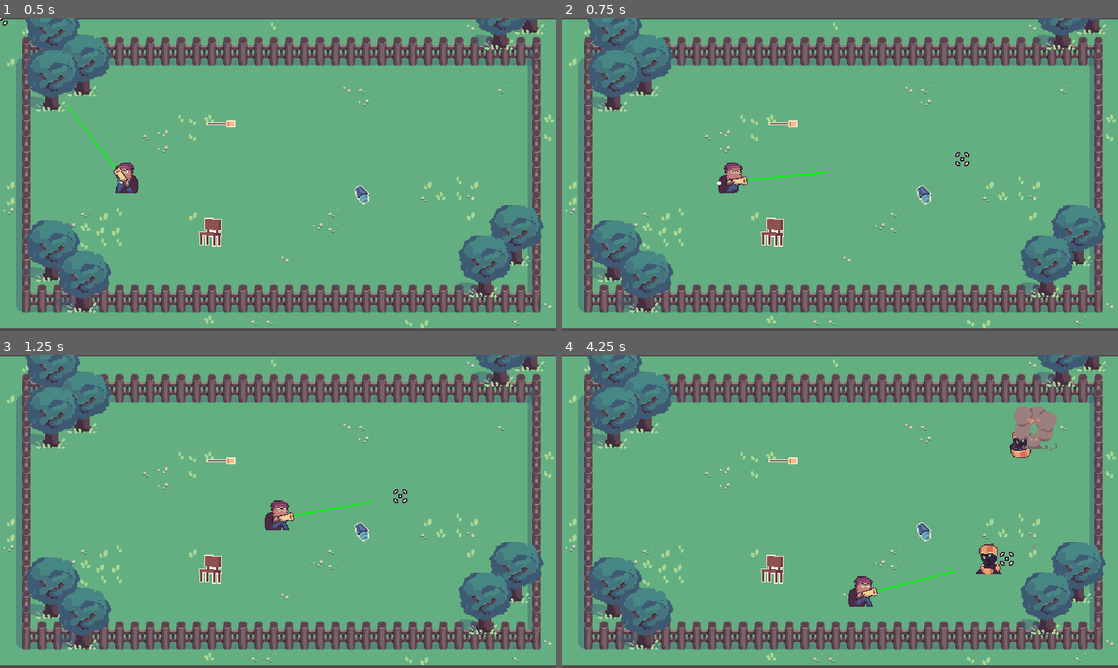
Above: before the commit, frames 1-4 (two rows, left to right).
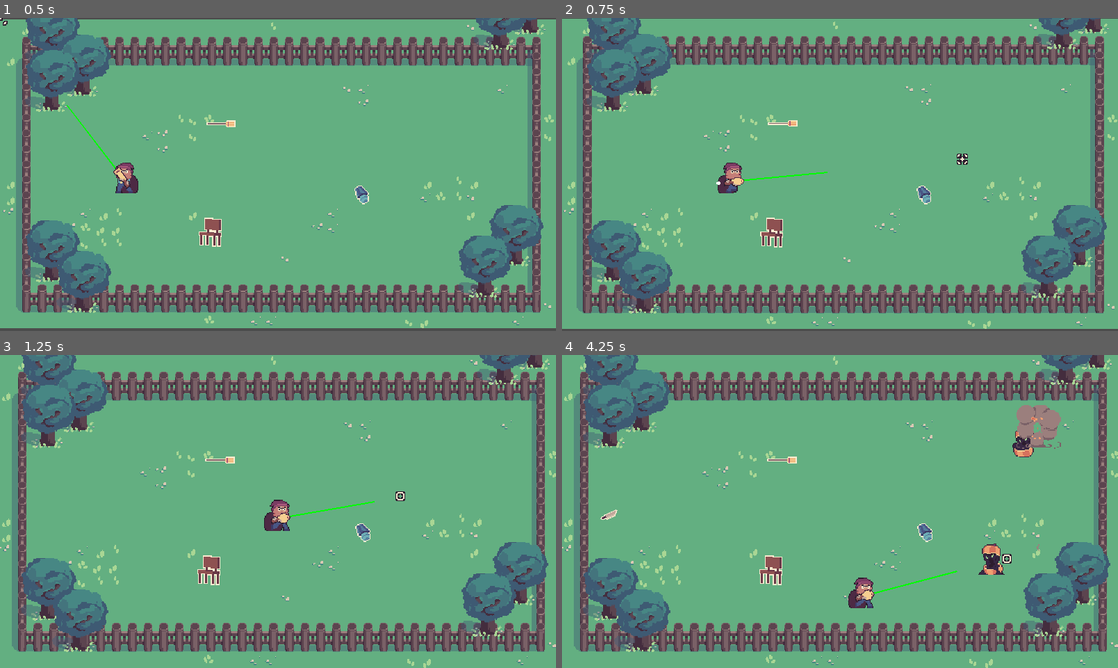
Above: after the commit, the same moments.

Repository: OceanBoy612/BrackeysJam2021
Game: Godot game, scene res://Code/World.tscn
The game is run twice, just before and just after one commit, with the same random seed, the same clock (stepped at 60 frames per second) and the same inputs.
Inputs (mouse positions are in pixels of both pictures, inside the frame that each line leads up to):
- Up to frame 1 (0.5 s): no input
- Up to frame 2 (0.75 s): move the mouse to (962, 158) at 0.52 s; press the mouse at (962, 158) at 0.53 s; hold Right (ui_right) from 0.53 s (still down)
- Up to frame 3 (1.25 s): keep holding Right (ui_right)
- Up to frame 4 (4.25 s): move the mouse to (728, 527) at 1.27 s; release Right (ui_right) at 1.28 s; release the mouse at (728, 527) at 1.28 s; hold Down (ui_down) 1.28-2.03 s; click (728, 527) at 1.35 s; move the mouse to (895, 442) at 2.02 s; press the mouse at (895, 442) at 2.03 s; hold Right (ui_right) 2.03-2.78 s; move the mouse to (812, 574) at 2.77 s; release the mouse at (812, 574) at 2.78 s; hold Up (ui_up) 2.78-3.53 s; click (812, 574) at 2.85 s; move the mouse to (1006, 558) at 3.52 s; press the mouse at (1006, 558) at 3.53 s; hold Left (ui_left) from 3.53 s (still down)

Frame 1 is identical in both runs. In frame 2, 7.9% of the frame differs, in the area x 0-100%, y 0-100%; in frame 3, 19%; in frame 4, 20%.

Commit message:
space now also shoots

Diff:
--- a/src/project.godot
+++ b/src/project.godot
@@ -99,6 +99,12 @@
 , Object(InputEventKey,"resource_local_to_scene":false,"resource_name":"","device":0,"alt":false,"shift":false,"control":false,"meta":false,"command":false,"pressed":false,"scancode":83,"unicode":0,"echo":false,"script":null)
  ]
 }
+shoot={
+"deadzone": 0.5,
+"events": [ Object(InputEventMouseButton,"resource_local_to_scene":false,"resource_name":"","device":0,"alt":false,"shift":false,"control":false,"meta":false,"command":false,"button_mask":0,"position":Vector2( 0, 0 ),"global_position":Vector2( 0, 0 ),"factor":1.0,"button_index":1,"pressed":false,"doubleclick":false,"script":null)
+, Object(InputEventKey,"resource_local_to_scene":false,"resource_name":"","device":0,"alt":false,"shift":false,"control":false,"meta":false,"command":false,"pressed":false,"scancode":32,"unicode":0,"echo":false,"script":null)
+ ]
+}
 
 [layer_names]
 
